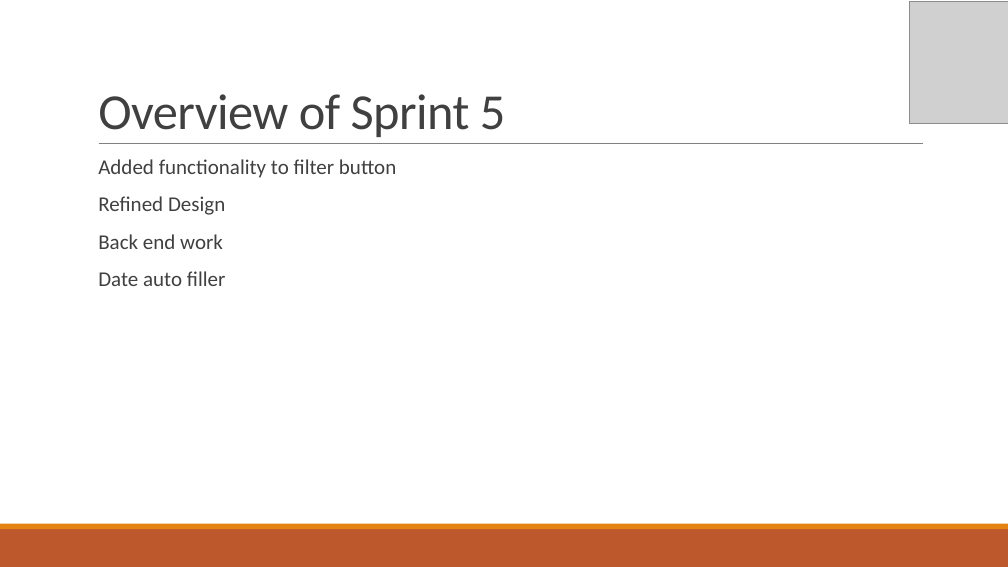
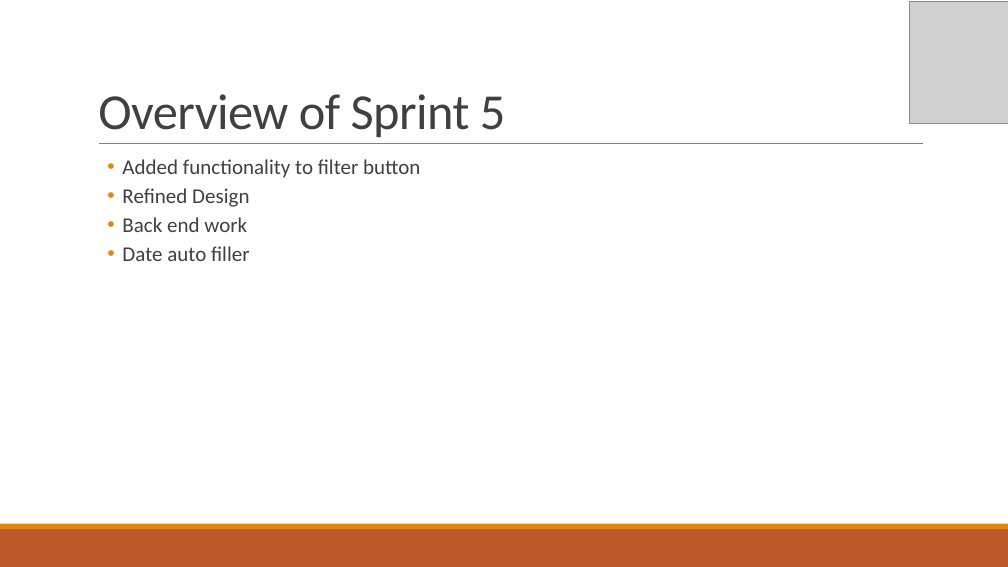
Before and after one commit to CEFSTUDIO/Clever323, a slide deck: slide 2 of Presentations/Sprint5Powerpoint.pptx. Drawn at 1008x567 pixels with LibreOffice and Linux fonts; fonts in the diff are those of the drawing; grey boxes stand for pictures. Boxes give left, top, right and bottom in pixels: in the first picture for what was removed or moved away, otherwise in the second. Text is boxed around its words. In the diff, an @@ line names an element or a change of style, - is before the commit and + after.

```diff
--- a/Presentations/Sprint5Powerpoint.pptx
+++ b/Presentations/Sprint5Powerpoint.pptx
@@ text "Added functionality to filter button" at (x1=122, y1=159, x2=420, y2=261): bullet   to •; list level 1 to 2 in "Added functionality to filter button"; list level 1 to 2 in "Refined Design"; list level 1 to 2 in "Back end work"; list level 1 to 2 in "Date auto filler" @@
```
Also in this commit, not shown: 2 other slides changed, 3 other files.
